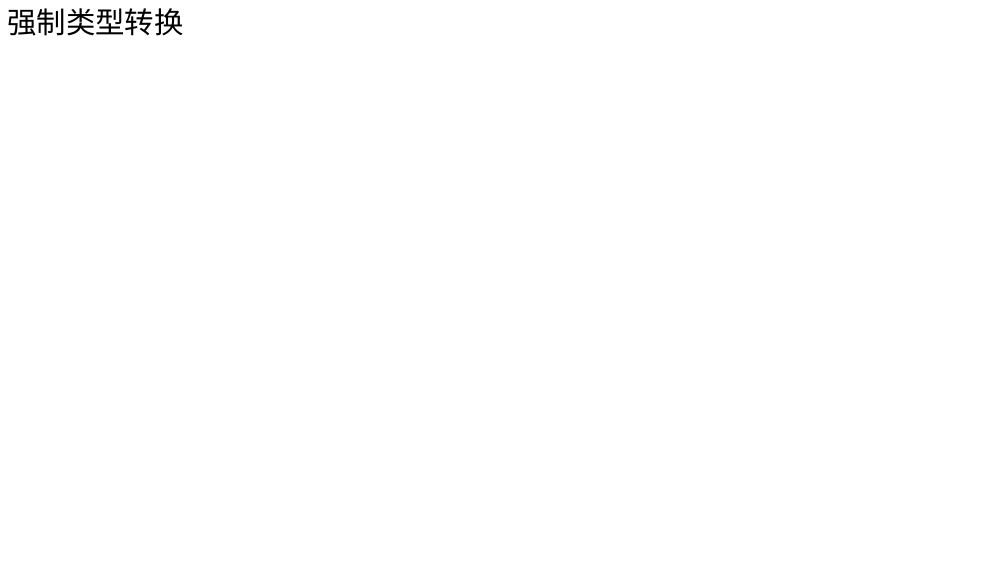
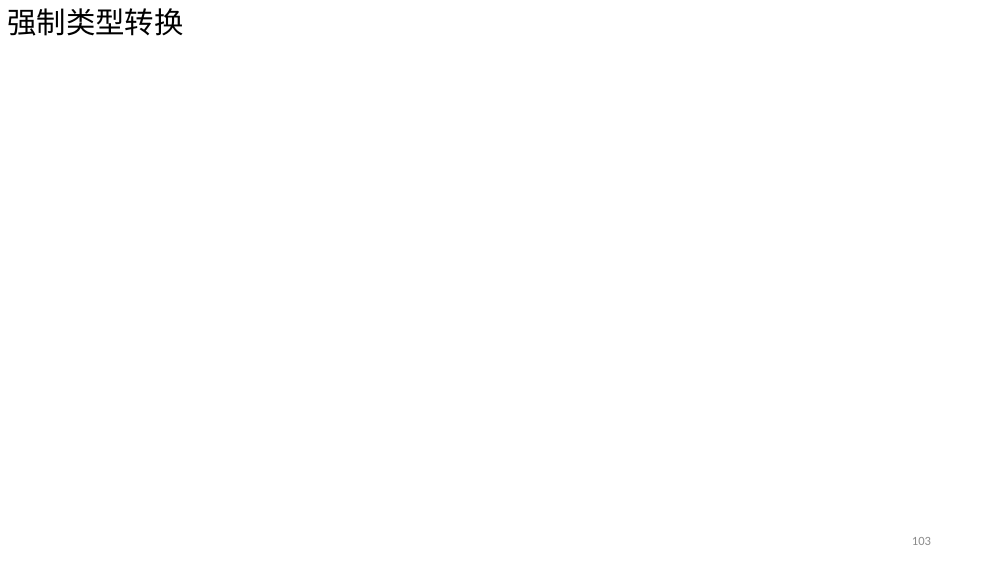
Before and after one commit to Chao200/CPP_Primer_Plus, a slide deck: slide 103 of C++ Primer Plus.pptx (slide 101 before the commit). Drawn at 1008x567 pixels with LibreOffice and Linux fonts; fonts in the diff are those of the drawing. Boxes give left, top, right and bottom in pixels: in the first picture for what was removed or moved away, otherwise in the second. Text is boxed around its words. In the diff, an @@ line names an element or a change of style, - is before the commit and + after.

```diff
--- a/C++ Primer Plus.pptx
+++ b/C++ Primer Plus.pptx
@@ page number added at (x1=912, y1=537, x2=931, y2=545), 12 pt, text #8C8C8C @@
+103
```
Also in this commit, not shown: 101 other slides changed, 14 slides added, 12 slides removed.
